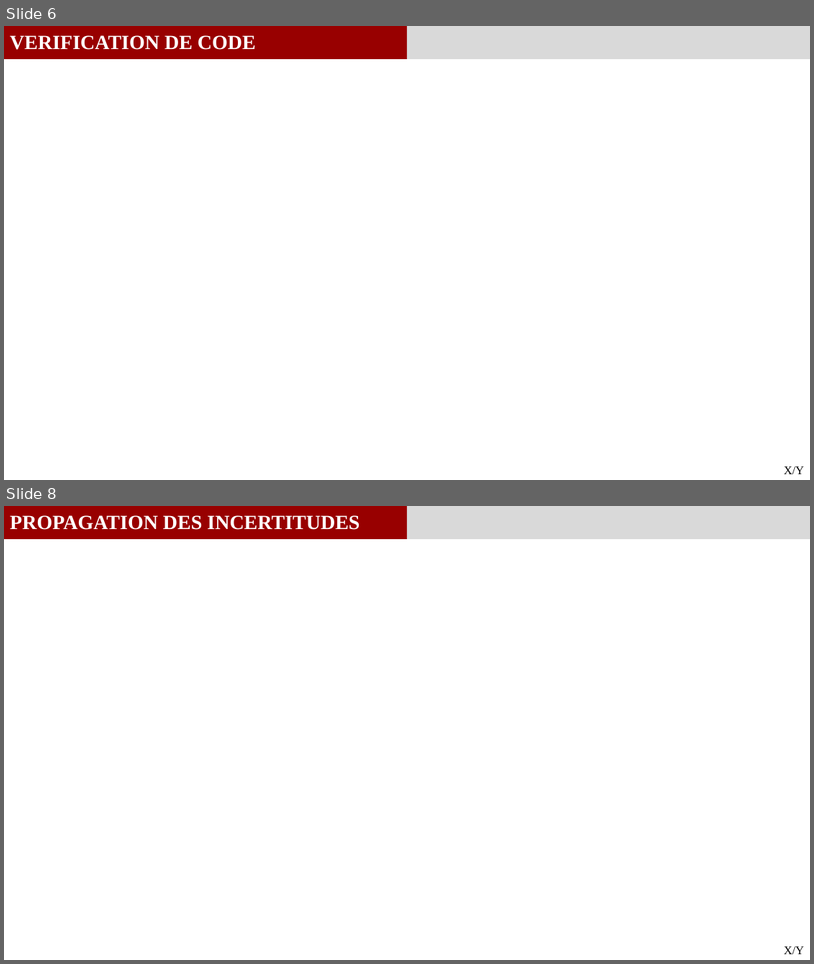
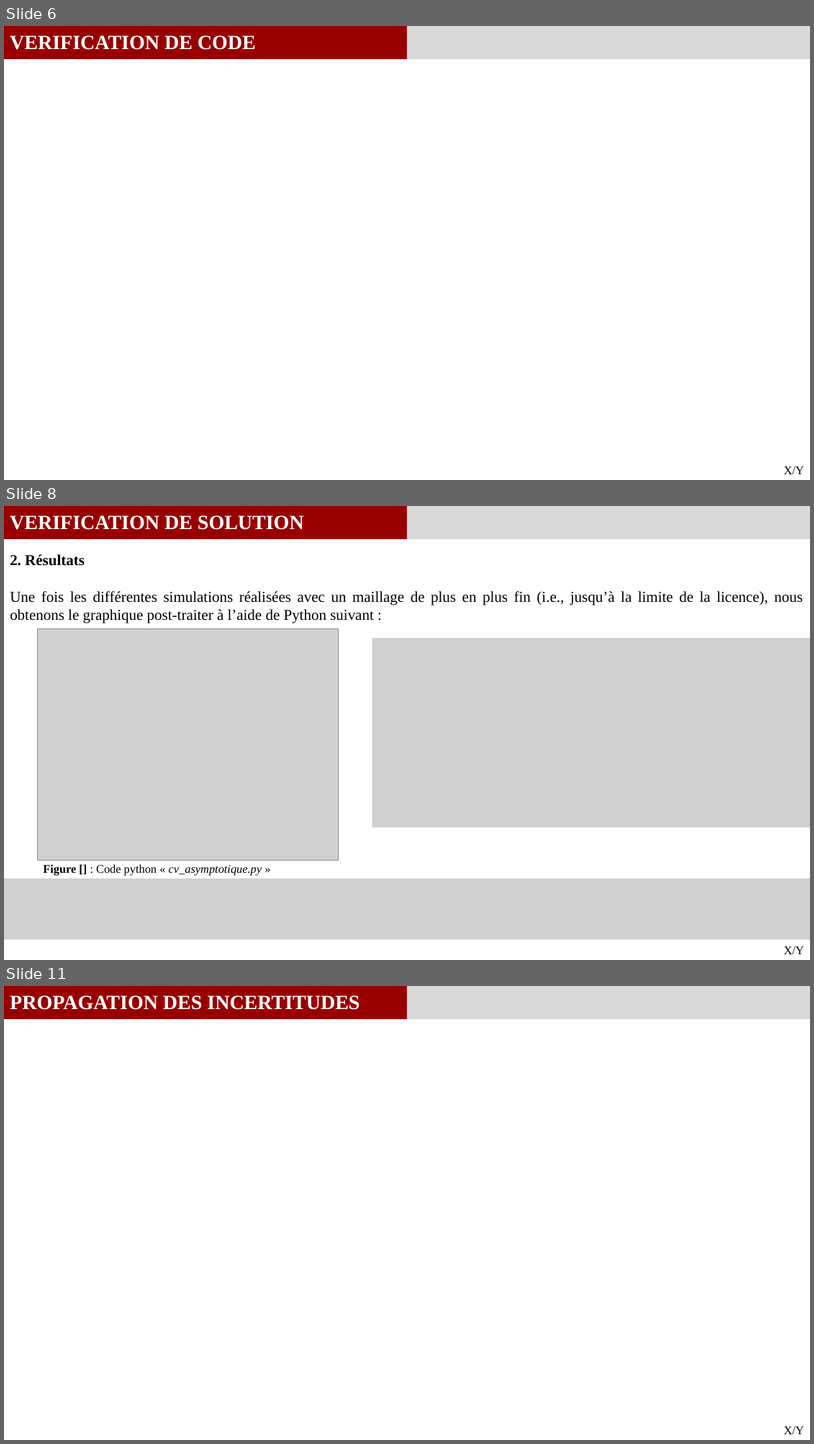
Before and after one commit to GauthierBRUNEL/MEC8211_projet, a slide deck: 03_Rapport/Rapport_Projet.pptx. Shown one above the other, each under a label of ours: slides 6 and 8 before the commit, slides 6, 8 and 11 after it; the slides between them are not shown. The pictures are 814x964 and 814x1444 pixels, drawn with LibreOffice and Linux fonts; fonts in the diff are those of the drawing; grey boxes stand for pictures. Boxes give left, top, right and bottom in pixels: in the first picture for what was removed or moved away, otherwise in the second. Text is boxed around its words. In the diff, an @@ line names an element or a change of style, - is before the commit and + after.

Commit message:
MaJ pp - Verif solution

```diff
--- a/03_Rapport/Rapport_Projet.pptx
+++ b/03_Rapport/Rapport_Projet.pptx
@@ slide 8 added at (4,506,810,960), background #FFFFFF @@
@@ rectangle added at (4,506,407,539), fill #980000 @@
@@ text added at (10,515,304,530), 24 pt, text #FFFFFF, bold @@
+VERIFICATION DE SOLUTION
@@ rectangle added at (407,506,810,539), fill #D9D9D9 @@
@@ text added at (10,554,803,623), 18 pt, text #000000 @@
+2. Résultats
+Une fois les différentes simulations réalisées avec un maillage de plus en plus fin (i.e., jusqu’à la limite de la licence), nous obtenons le graphique post-traiter à l’aide de Python suivant :
@@ picture added at (37,629,339,860) @@
@@ picture added at (373,638,810,827) @@
@@ text added at (43,864,262,875), 14 pt, text #000000 @@
+Figure [] : Code python « cv_asymptotique.py »
@@ picture added at (4,878,810,939) @@
@@ text added at (784,946,805,954), 14 pt, text #000000 @@
+X/Y
@@ what was slide 8 is now slide 11 @@
```
Also in this commit, not shown: 6 slides changed, 2 other slides added, 1 other file.
